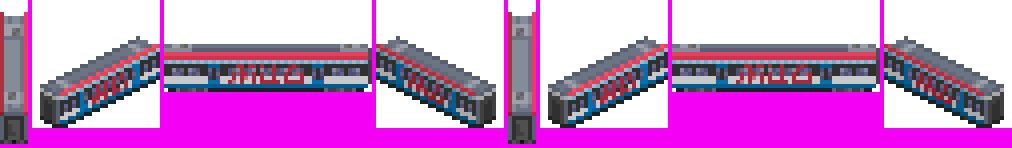
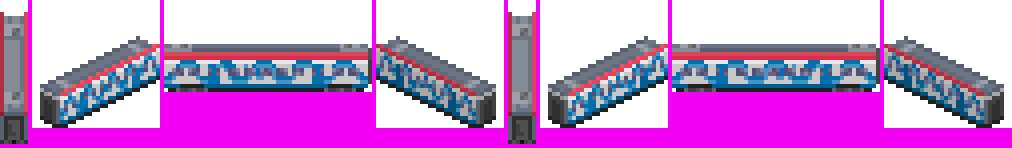
Revision of a layered (1012, 148) image; what changed, layer by layer:
hid "МЦД" over box(92, 64, 952, 104)
hid "2-3 door overlap" over box(84, 68, 960, 104)
hid "1.0_1 stripes" over box(60, 48, 984, 120)
showed "0.0_2 stripes", painted on it over box(60, 52, 984, 120)
painted on "mockup" over box(8, 28, 528, 100)
